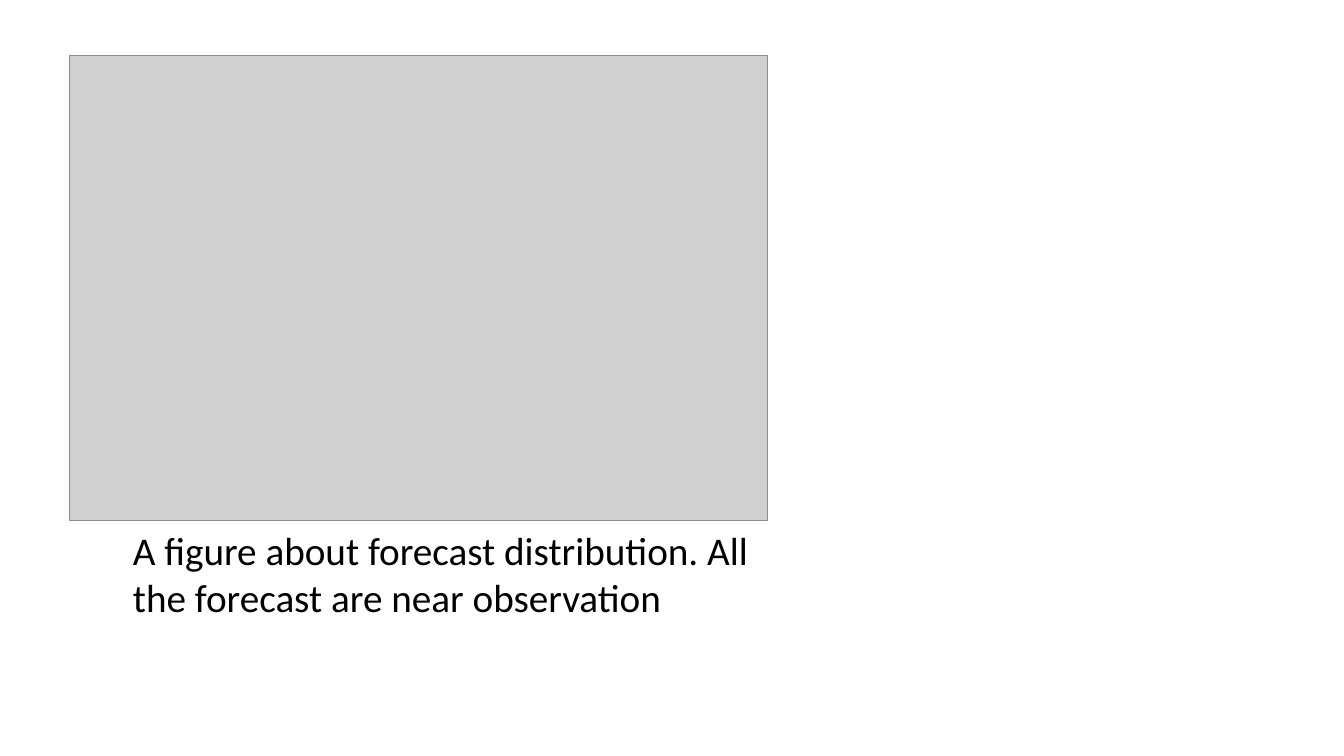
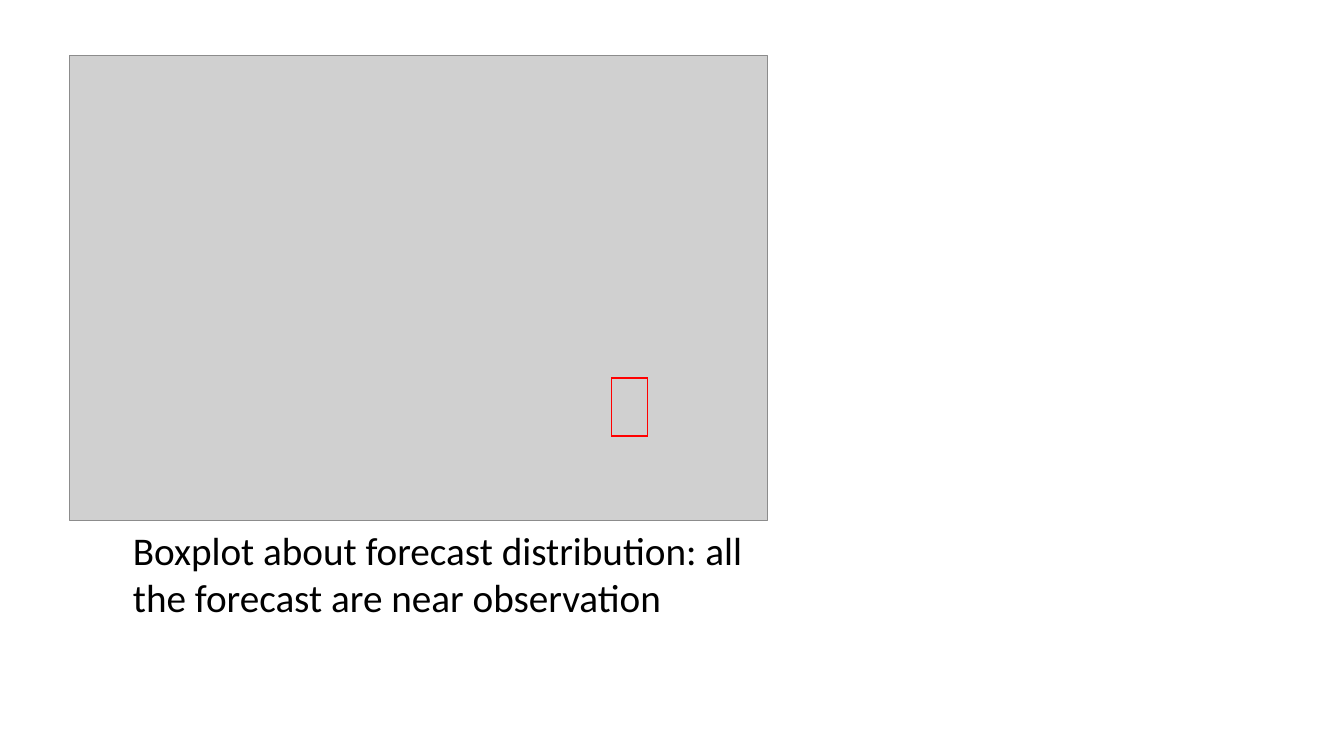
Before and after one commit to HAS-Tools-Fall2021/homework-xingyuzhang95, a slide deck: slide 2 of forecast_evaluation_wk12.pptx (slide 3 before the commit). Drawn at 1344x756 pixels with LibreOffice and Linux fonts; fonts in the diff are those of the drawing; grey boxes stand for pictures. Boxes give left, top, right and bottom in pixels: in the first picture for what was removed or moved away, otherwise in the second. Text is boxed around its words. In the diff, an @@ line names an element or a change of style, - is before the commit and + after.

```diff
--- a/forecast_evaluation_wk12.pptx
+++ b/forecast_evaluation_wk12.pptx
@@ rectangle added at [612, 378, 648, 437], outline #FF0000 1 pt @@
@@ text at [133, 537, 742, 613]: text changed @@
-A figure about forecast distribution. All the forecast are near observation
+Boxplot about forecast distribution: all the forecast are near observation
```
Also in this commit, not shown: 2 other slides changed, 1 slide added, 1 slide removed, 2 other files.
